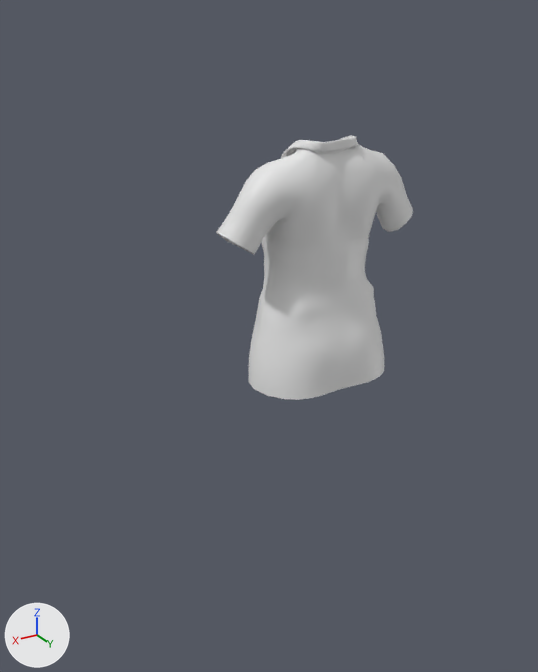
An edit to the Blender file blend/woman/w1/w1_NewShirt.blend, drawn before and after from the same camera.
One viewpoint serves both versions: a camera (50 mm lens) standing at (1.256, 1.764, 2.034) and looking at (0.081, -0.194, 1.055). Arrows for +X, +Y and +Z are at lower left; the lights stay in place. Materials are left out; every surface is plain grey.

In view in the first picture: 'W1:Female_generic.000'.
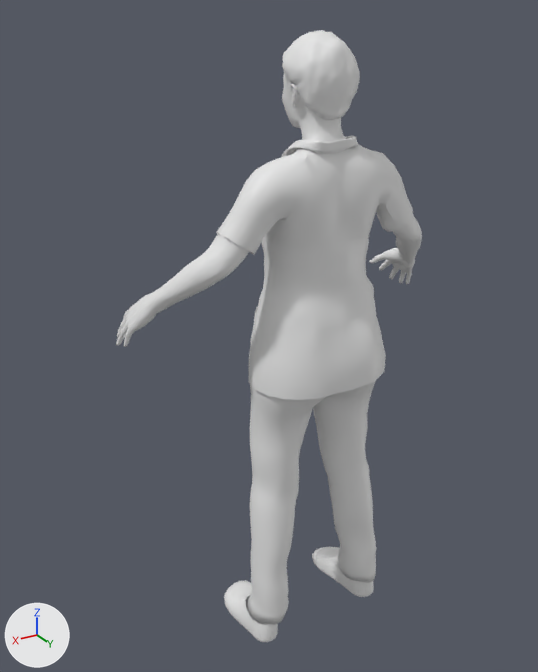
Edits to the scene script, one JSON object a line:
```json
{"op": "remove", "block": "ob_w1_female_generic_001", "code": "ob_w1_female_generic_001.hide_set(True)  # its collection is switched off"}
```

Pixel boxes [x1, y1, x2, y2] of what changed, in the pictures (538 x 672 px):
```json
{"object": "W1:Female_generic.001", "change": "shown", "after": [116, 30, 422, 642]}
```
